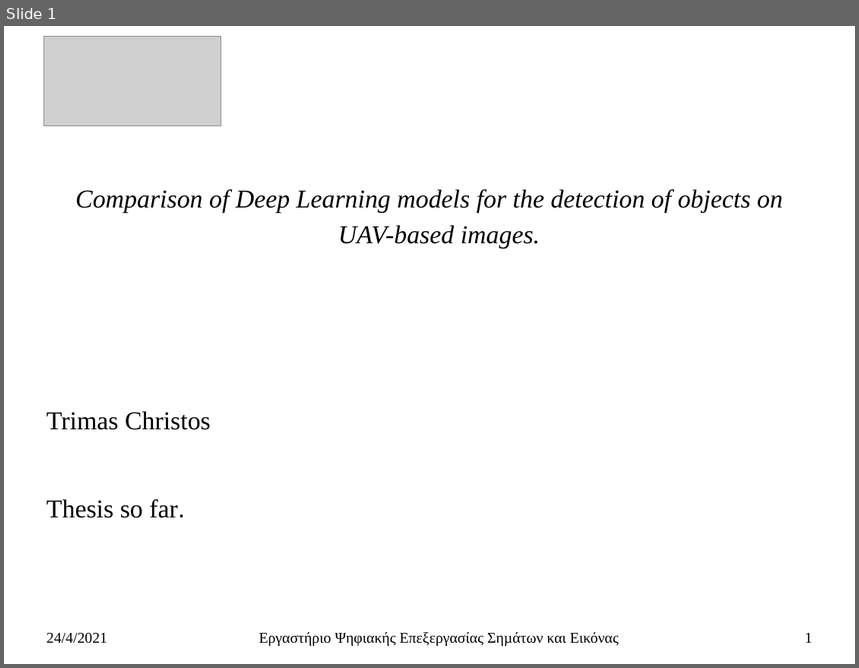
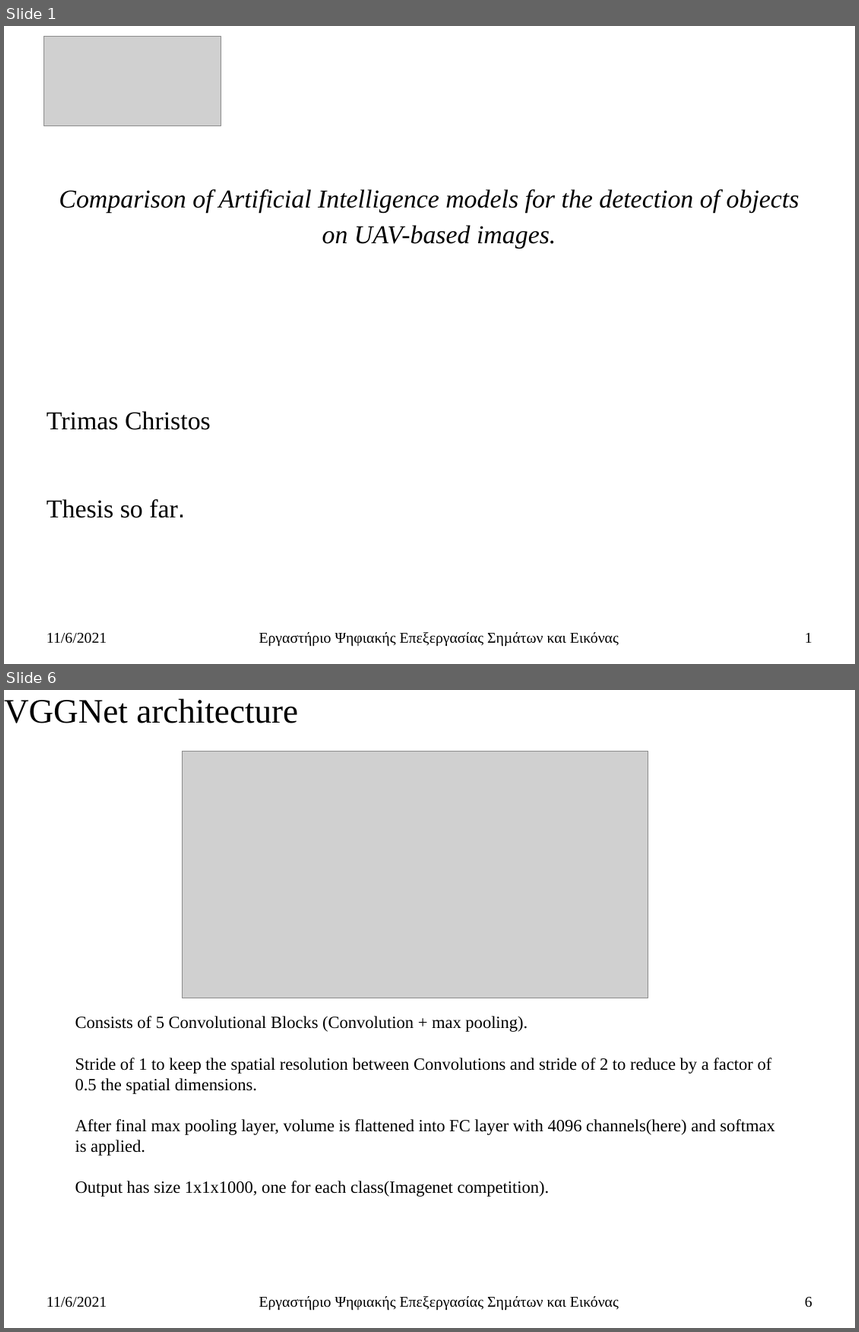
Before and after one commit to ChristosTrimas/ai-detection-systems, a slide deck: thesis/thesis_so_far_presentation_v_0_2.pptx. Shown one above the other, each under a label of ours: slide 1 before the commit, slides 1 and 6 after it; the slides between them are not shown. The pictures are 859x668 and 859x1332 pixels, drawn with LibreOffice and Linux fonts; fonts in the diff are those of the drawing; grey boxes stand for pictures. Boxes give left, top, right and bottom in pixels: in the first picture for what was removed or moved away, otherwise in the second. Text is boxed around its words. In the diff, an @@ line names an element or a change of style, - is before the commit and + after.

```diff
--- a/thesis/thesis_so_far_presentation_v_0_2.pptx
+++ b/thesis/thesis_so_far_presentation_v_0_2.pptx
@@ slide 6 added at bbox=[4, 690, 855, 1328], background #FFFFFF @@
@@ subtitle added at bbox=[4, 698, 298, 723], 32 pt, text #000000 @@
+VGGNet architecture
@@ picture added at bbox=[182, 751, 648, 999] @@
@@ text added at bbox=[75, 1016, 775, 1197], 16 pt, text #000000 @@
+Consists of 5 Convolutional Blocks (Convolution + max pooling).
+Stride of 1 to keep the spatial resolution between Convolutions and stride of 2 to reduce by a factor of 0.5 the spatial dimensions.
+After final max pooling layer, volume is flattened into FC layer with 4096 channels(here) and softmax is applied.
+Output has size 1x1x1000, one for each class(Imagenet competition).
@@ text added at bbox=[47, 1297, 107, 1308], 14 pt, text #000000 @@
+11/6/2021
@@ text added at bbox=[259, 1296, 619, 1311], 14 pt, text #000000 @@
+Εργαστήριο Ψηφιακής Επεξεργασίας Σηµάτων και Εικόνας
@@ page number added at bbox=[805, 1297, 813, 1308], 14 pt, text #000000 @@
+6
@@ slide 1 changed as well @@
@@ subtitle at bbox=[59, 189, 800, 249]: text changed @@
-Comparison of Deep Learning models for the detection of objects on UAV-based images.
+Comparison of Artificial Intelligence models for the detection of objects on UAV-based images.
@@ text at bbox=[47, 633, 107, 644]: text changed @@
-24/4/2021
+11/6/2021
```
Also in this commit, not shown: 13 other slides changed, 13 other slides added, 1 slide removed, 2 other files.
